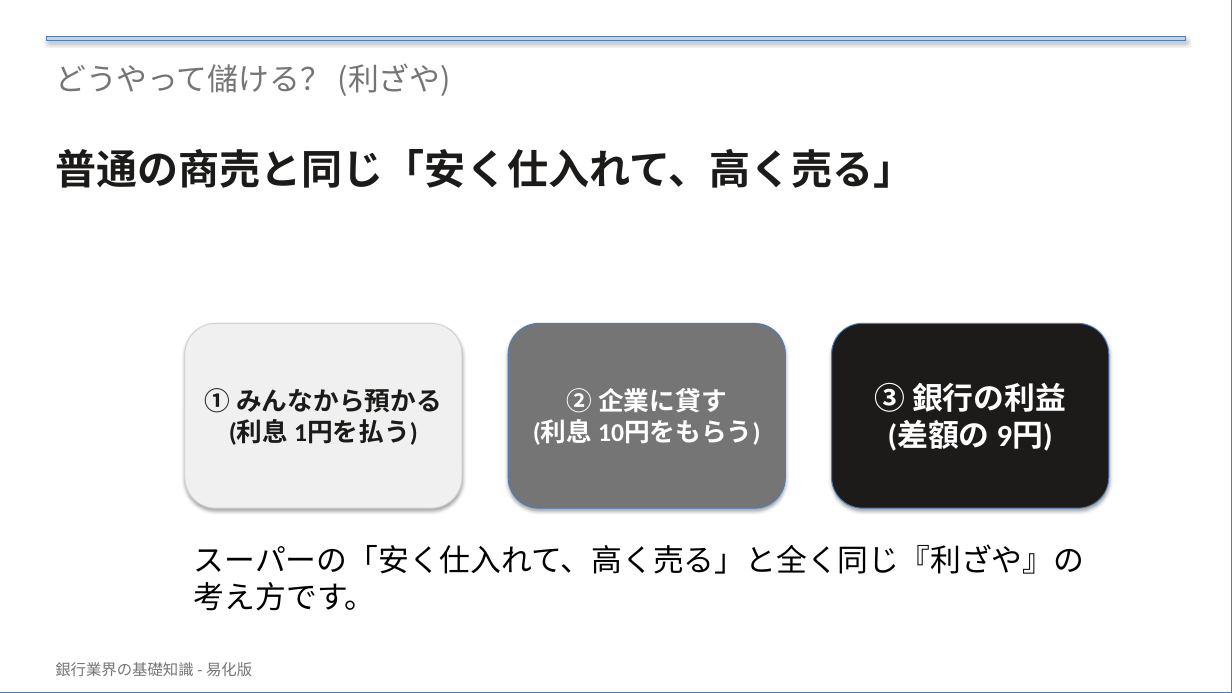
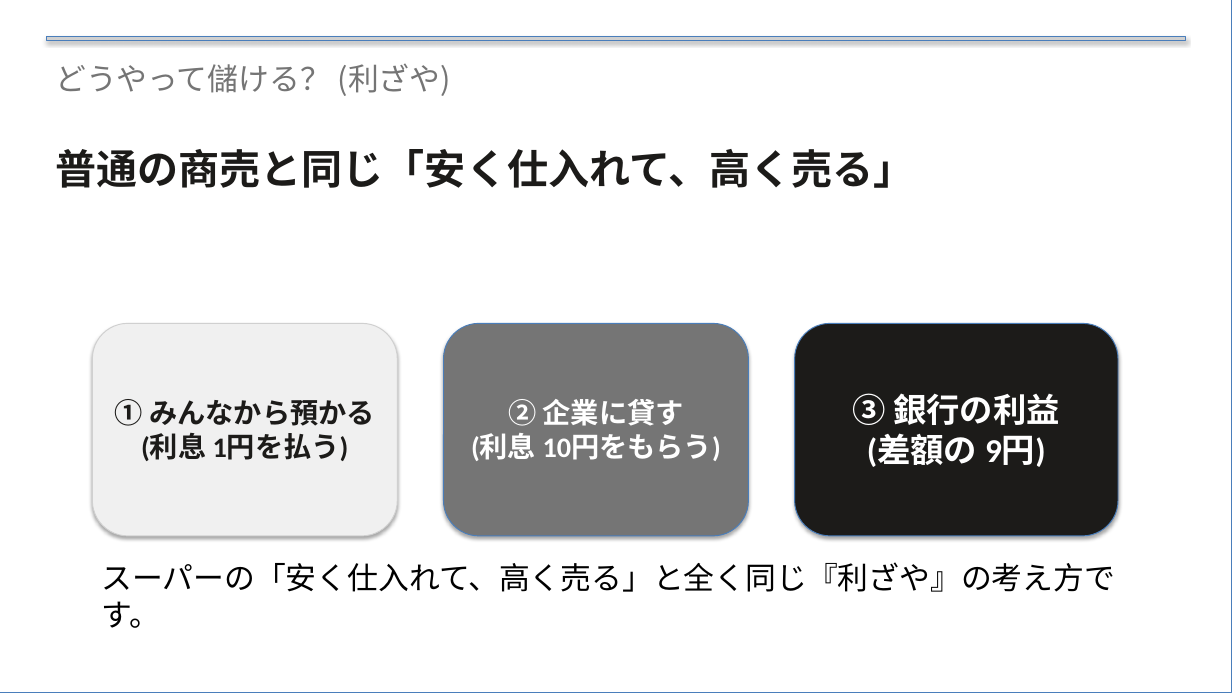
Before and after one commit to xilicrysta/bank-pptx, a slide deck: slide 12 of bank-normal/bank_normal_presentation.pptx. Drawn at 1232x693 pixels with LibreOffice and Linux fonts; fonts in the diff are those of the drawing. Boxes give left, top, right and bottom in pixels: in the first picture for what was removed or moved away, otherwise in the second. Text is boxed around its words. In the diff, an @@ line names an element or a change of style, - is before the commit and + after.

Commit message:
Fix UI sizing and layout, simplify problems text, remove footer and question slide (n)

```diff
--- a/bank-normal/bank_normal_presentation.pptx
+++ b/bank-normal/bank_normal_presentation.pptx
@@ rounded rectangle "① みんなから預かる (利息 1円を払う)" at (92, 323, 397, 536): size 20 to 22 pt @@
@@ rounded rectangle "① みんなから預かる (利息 1円を払う)": place and size @@
-rounded rectangle "① みんなから預かる (利息 1円を払う)" at (185, 323, 462, 508)
+rounded rectangle "① みんなから預かる (利息 1円を払う)" at (92, 323, 397, 536)
@@ rounded rectangle "② 企業に貸す (利息 10円をもらう)": place and size @@
-rounded rectangle "② 企業に貸す (利息 10円をもらう)" at (508, 323, 786, 508)
+rounded rectangle "② 企業に貸す (利息 10円をもらう)" at (444, 323, 749, 536)
@@ rounded rectangle "② 企業に貸す (利息 10円をもらう)" at (444, 323, 749, 536): size 20 to 22 pt @@
@@ rounded rectangle "③ 銀行の利益 (差額の 9円)": place and size @@
-rounded rectangle "③ 銀行の利益 (差額の 9円)" at (832, 323, 1109, 508)
+rounded rectangle "③ 銀行の利益 (差額の 9円)" at (795, 323, 1118, 536)
@@ rounded rectangle "③ 銀行の利益 (差額の 9円)" at (795, 323, 1118, 536): size 24 to 26 pt @@
@@ text "スーパーの「安く仕入れて、高く売る」と全く同じ『利ざや』の考え方です。" rewrapped from (194, 544, 1085, 611) to (101, 562, 1115, 628) @@
@@ text removed at (55, 662, 252, 676) @@
-銀行業界の基礎知識 - 易化版
```
Also in this commit, not shown: 20 other slides changed, 1 slide removed, 1 other file.
